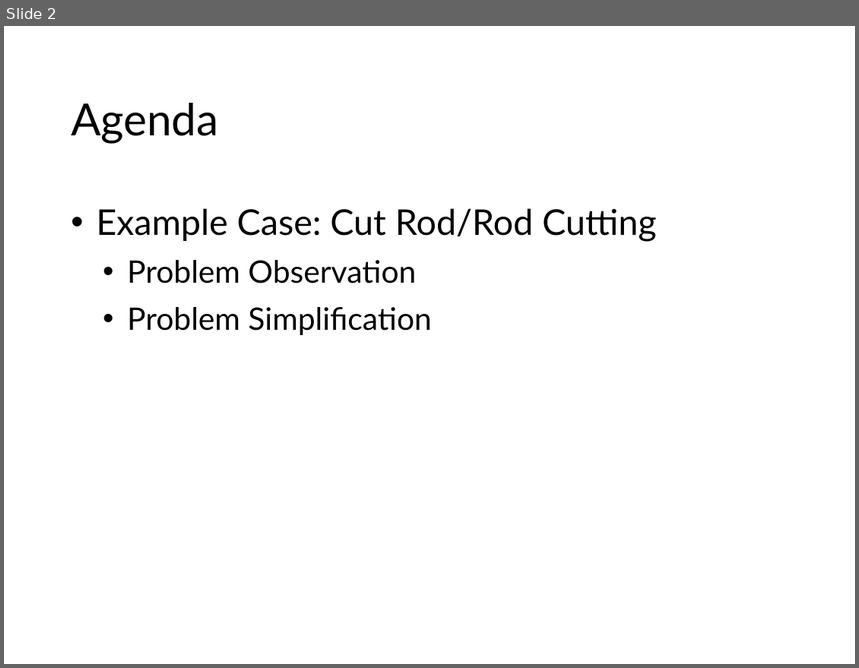
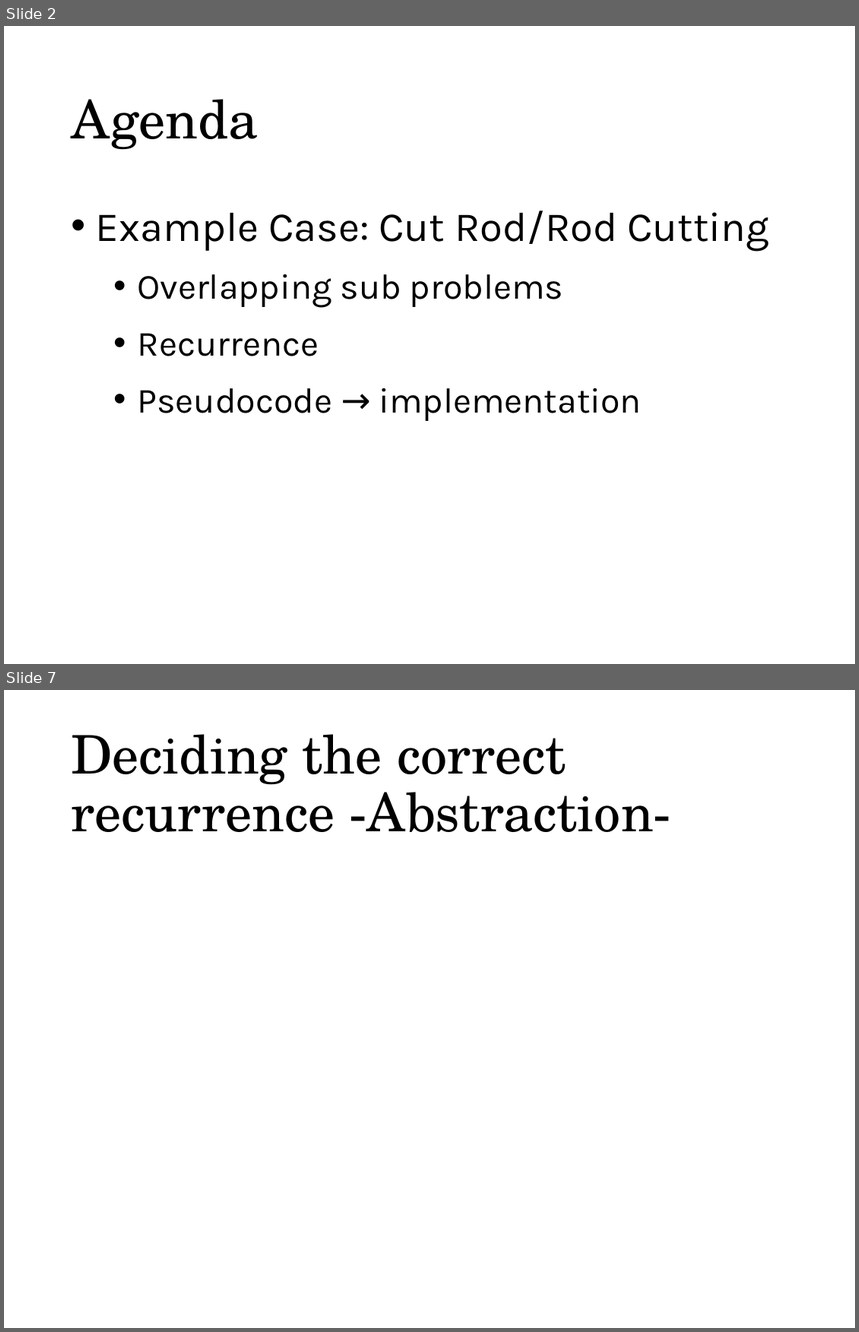
Before and after one commit to munif/paa-2, a slide deck: 161702/presentation/02 - Review Divide and Conquer/02. Review Divide and Conquer.pptx. Shown one above the other, each under a label of ours: slide 2 before the commit, slides 2 and 7 after it; the slides between them are not shown. The pictures are 859x668 and 859x1332 pixels, drawn with LibreOffice and Linux fonts; fonts in the diff are those of the drawing. Boxes give left, top, right and bottom in pixels: in the first picture for what was removed or moved away, otherwise in the second. Text is boxed around its words. In the diff, an @@ line names an element or a change of style, - is before the commit and + after.

```diff
--- a/161702/presentation/02 - Review Divide and Conquer/02. Review Divide and Conquer.pptx
+++ b/161702/presentation/02 - Review Divide and Conquer/02. Review Divide and Conquer.pptx
@@ slide 7 added at [4,690,855,1328], background #FFFFFF @@
@@ title added at [71,734,671,832], 45 pt, text #000000 @@
+Deciding the correct recurrence -Abstraction-
@@ slide 2 changed as well @@
@@ title "Agenda" at [71,99,258,150]: size 37.5 to 45 pt, font Lato to TeX Gyre Schola @@
@@ text at [96,211,769,252]: size 30 to 35 pt, font Lato to Karla in "Example Case: Cut Rod/Rod Cutting"; indent changed @@
@@ text at [138,275,642,421]: text changed; size 26.2 to 30 pt; font Lato to Karla @@
-  • Problem Observation
-  • Problem Simplification
+  • Overlapping sub problems
+  • Recurrence
+  • Pseudocode → implementation
```
Also in this commit, not shown: 1 other slide changed, 9 other slides added, 4 other files.
